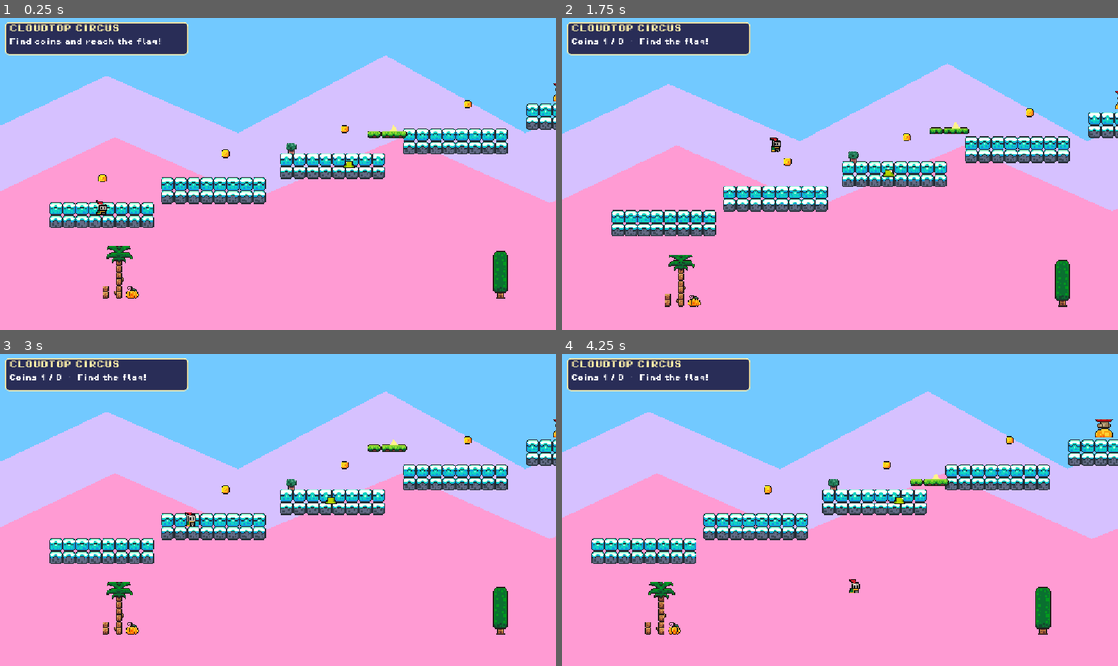
Above: before the commit, frames 1-4 (two rows, left to right).
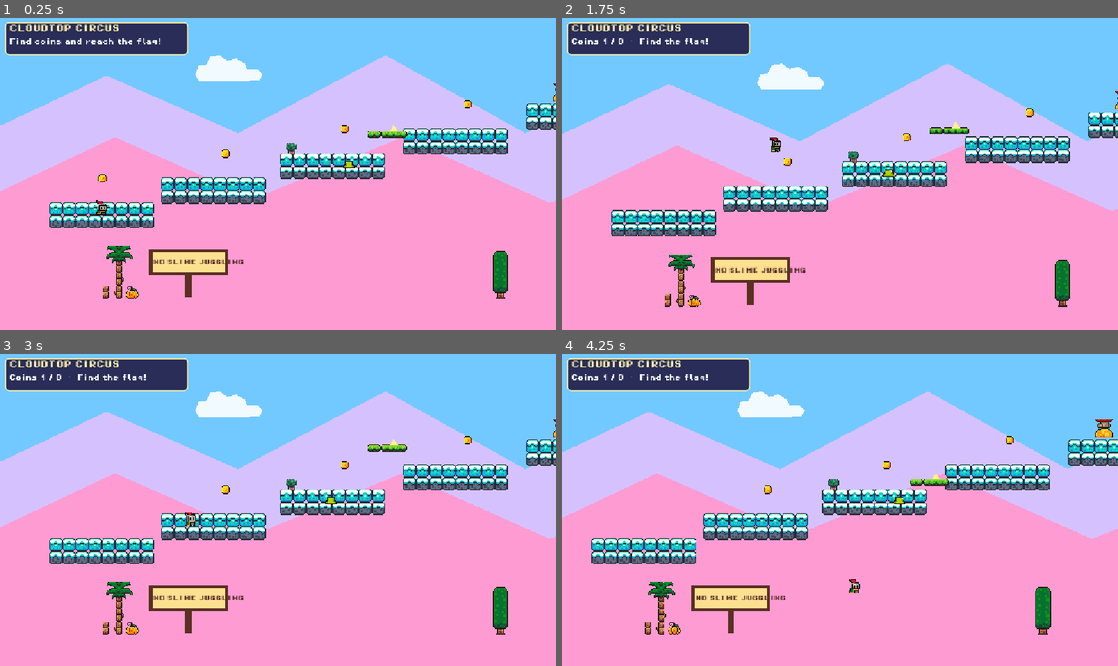
Above: after the commit, the same moments.

Repository: msveshnikov/godot-2d-game
Game: Godot game, scene res://scenes/levels/cloudtop_circus.tscn
Two runs of this game, one before a commit and one after it. Both use one fixed random seed, a clock stepped at 60 frames per second and the inputs below. This scene is started directly instead of the project's main scene. Sound files missing from this copy of the repository are replaced by a short silence.
Inputs:
- Up to frame 1 (0.25 s): no input
- Up to frame 2 (1.75 s): tap Enter (ui_accept) at 0.5, 0.77, 1.52 s; hold Right (ui_right) from 0.53 s (still down); tap R at 0.6, 1.35 s
- Up to frame 3 (3 s): release Right (ui_right) at 2.03 s; hold Left (ui_left) 2.03-2.78 s; tap R at 2.1, 2.85 s; hold Right (ui_right) from 2.78 s (still down)
- Up to frame 4 (4.25 s): keep holding Right (ui_right); tap Enter (ui_accept) at 3.02, 3.77 s; tap R at 3.6 s

The runs differ from the first frame. In frame 1, 2.0% of the frame differs, in the area x 26-48%, y 12-90%; in frame 2, 2.0%, in the area x 26-48%, y 14-92%; in frame 3, 2.0%; in frame 4, 2.0%.

Commit message:
Add sign objects and update title screen layout

Diff:
--- a/scenes/levels/big_slime_boss.tscn
+++ b/scenes/levels/big_slime_boss.tscn
@@ -9,6 +9,7 @@
 [ext_resource type="PackedScene" path="res://scenes/objects/tree.tscn" id="7_tree"]
 [ext_resource type="PackedScene" path="res://scenes/objects/rock.tscn" id="8_rock"]
 [ext_resource type="PackedScene" path="res://scenes/objects/mushroom.tscn" id="9_mushroom"]
+[ext_resource type="PackedScene" path="res://scenes/objects/sign.tscn" id="10_sign"]
 
 [node name="BigSlimeBoss" type="Node2D"]
 script = ExtResource("1_level")
@@ -21,6 +22,21 @@
 [node name="Sky" type="Polygon2D" parent="Background"]
 polygon = PackedVector2Array(-200, -200, 1250, -200, 1250, 620, -200, 620)
 color = Color(0.18, 0.12, 0.3, 1)
+
+[node name="Star1" type="Polygon2D" parent="Background"]
+position = Vector2(170, 110)
+polygon = PackedVector2Array(0, -7, 2, -2, 7, 0, 2, 2, 0, 7, -2, 2, -7, 0, -2, -2)
+color = Color(1, 0.91, 0.57, 0.9)
+
+[node name="Star2" type="Polygon2D" parent="Background"]
+position = Vector2(760, 92)
+polygon = PackedVector2Array(0, -5, 2, -1, 5, 0, 2, 1, 0, 5, -2, 1, -5, 0, -2, -1)
+color = Color(1, 0.91, 0.57, 0.8)
+
+[node name="Star3" type="Polygon2D" parent="Background"]
+position = Vector2(350, 190)
+polygon = PackedVector2Array(0, -4, 1, -1, 4, 0, 1, 1, 0, 4, -1, 1, -4, 0, -1, -1)
+color = Color(1, 0.91, 0.57, 0.75)
 
 [node name="FarHills" type="Polygon2D" parent="Background"]
 polygon = PackedVector2Array(-100, 260, 50, 180, 210, 230, 380, 135, 550, 225, 730, 155, 920, 225, 1120, 145, 1300, 250, 1300, 620, -100, 620)
@@ -61,6 +77,10 @@
 [node name="Mushroom2" parent="Scenery" instance=ExtResource("9_mushroom")]
 position = Vector2(620, 300)
 scale = Vector2(2.5, 2.5)
+
+[node name="FinalNotice" parent="Scenery" instance=ExtResource("10_sign")]
+position = Vector2(150, 420)
+sign_text = "BOSS: VERY SLIMY"
 
 [node name="Floor1" parent="." instance=ExtResource("4_platform")]
 position = Vector2(64, 330)
--- a/scenes/levels/biscuit_woods.tscn
+++ b/scenes/levels/biscuit_woods.tscn
@@ -11,6 +11,7 @@
 [ext_resource type="PackedScene" path="res://scenes/objects/tree.tscn" id="9_tree"]
 [ext_resource type="PackedScene" path="res://scenes/objects/rock.tscn" id="10_rock"]
 [ext_resource type="PackedScene" path="res://scenes/objects/mushroom.tscn" id="11_mushroom"]
+[ext_resource type="PackedScene" path="res://scenes/objects/sign.tscn" id="12_sign"]
 
 [node name="BiscuitWoods" type="Node2D"]
 script = ExtResource("1_level")
@@ -23,6 +24,17 @@
 [node name="Sky" type="Polygon2D" parent="Background"]
 polygon = PackedVector2Array(-200, -200, 1200, -200, 1200, 600, -200, 600)
 color = Color(0.46, 0.86, 1, 1)
+
+[node name="Cloud1" type="Polygon2D" parent="Background"]
+position = Vector2(190, 145)
+polygon = PackedVector2Array(-42, 4, -38, -7, -29, -8, -24, -18, -12, -20, -3, -13, 8, -16, 18, -10, 21, -3, 34, -3, 40, 4, 36, 11, -37, 12)
+color = Color(1, 0.98, 0.86, 0.85)
+
+[node name="Cloud2" type="Polygon2D" parent="Background"]
+position = Vector2(690, 125)
+scale = Vector2(0.8, 0.8)
+polygon = PackedVector2Array(-42, 4, -38, -7, -29, -8, -24, -18, -12, -20, -3, -13, 8, -16, 18, -10, 21, -3, 34, -3, 40, 4, 36, 11, -37, 12)
+color = Color(1, 0.98, 0.86, 0.78)
 
 [node name="FarHills" type="Polygon2D" parent="Background"]
 polygon = PackedVector2Array(-100, 240, 40, 145, 180, 218, 350, 125, 520, 220, 680, 145, 850, 218, 1040, 130, 1200, 230, 1200, 600, -100, 600)
@@ -60,6 +72,14 @@
 [node name="Mushroom2" parent="Scenery" instance=ExtResource("11_mushroom")]
 position = Vector2(815, 158)
 scale = Vector2(1.3, 1.3)
+
+[node name="Mushroom3" parent="Scenery" instance=ExtResource("11_mushroom")]
+position = Vector2(470, 405)
+scale = Vector2(1.2, 1.2)
+
+[node name="WelcomeSign" parent="Scenery" instance=ExtResource("12_sign")]
+position = Vector2(160, 420)
+sign_text = "CRUMBS BITE!"
 
 [node name="Platform1" parent="." instance=ExtResource("4_platform")]
 position = Vector2(64, 329)
--- a/scenes/levels/cloudtop_circus.tscn
+++ b/scenes/levels/cloudtop_circus.tscn
@@ -12,6 +12,7 @@
 [ext_resource type="PackedScene" path="res://scenes/objects/rock.tscn" id="10_rock"]
 [ext_resource type="PackedScene" path="res://scenes/objects/mushroom.tscn" id="11_mushroom"]
 [ext_resource type="PackedScene" path="res://scenes/objects/tree.tscn" id="12_tree"]
+[ext_resource type="PackedScene" path="res://scenes/objects/sign.tscn" id="13_sign"]
 
 [node name="CloudtopCircus" type="Node2D"]
 script = ExtResource("1_level")
@@ -24,6 +25,17 @@
 [node name="Sky" type="Polygon2D" parent="Background"]
 polygon = PackedVector2Array(-200, -200, 1400, -200, 1400, 620, -200, 620)
 color = Color(0.45, 0.79, 1, 1)
+
+[node name="Cloud1" type="Polygon2D" parent="Background"]
+position = Vector2(220, 145)
+polygon = PackedVector2Array(-42, 4, -38, -7, -29, -8, -24, -18, -12, -20, -3, -13, 8, -16, 18, -10, 21, -3, 34, -3, 40, 4, 36, 11, -37, 12)
+color = Color(1, 1, 1, 0.9)
+
+[node name="Cloud2" type="Polygon2D" parent="Background"]
+position = Vector2(720, 110)
+scale = Vector2(0.9, 0.9)
+polygon = PackedVector2Array(-42, 4, -38, -7, -29, -8, -24, -18, -12, -20, -3, -13, 8, -16, 18, -10, 21, -3, 34, -3, 40, 4, 36, 11, -37, 12)
+color = Color(1, 1, 1, 0.8)
 
 [node name="FarHills" type="Polygon2D" parent="Background"]
 polygon = PackedVector2Array(-100, 230, 70, 150, 230, 220, 410, 125, 580, 220, 760, 145, 940, 225, 1130, 140, 1400, 245, 1400, 620, -100, 620)
@@ -56,6 +68,14 @@
 [node name="Mushroom1" parent="Scenery" instance=ExtResource("11_mushroom")]
 position = Vector2(625, 170)
 scale = Vector2(1.4, 1.4)
+
+[node name="Tree2" parent="Scenery" instance=ExtResource("12_tree")]
+position = Vector2(790, 422)
+scale = Vector2(1.1, 1.1)
+
+[node name="RingmasterSign" parent="Scenery" instance=ExtResource("13_sign")]
+position = Vector2(170, 420)
+sign_text = "NO SLIME JUGGLING"
 
 [node name="Platform1" parent="." instance=ExtResource("4_platform")]
 position = Vector2(64, 329)
--- a/scenes/levels/gumdrop_heights.tscn
+++ b/scenes/levels/gumdrop_heights.tscn
@@ -11,6 +11,7 @@
 [ext_resource type="PackedScene" path="res://scenes/objects/tree.tscn" id="9_tree"]
 [ext_resource type="PackedScene" path="res://scenes/objects/rock.tscn" id="10_rock"]
 [ext_resource type="PackedScene" path="res://scenes/objects/mushroom.tscn" id="11_mushroom"]
+[ext_resource type="PackedScene" path="res://scenes/objects/sign.tscn" id="12_sign"]
 
 [node name="GumdropHeights" type="Node2D"]
 script = ExtResource("1_level")
@@ -23,6 +24,17 @@
 [node name="Sky" type="Polygon2D" parent="Background"]
 polygon = PackedVector2Array(-200, -200, 1400, -200, 1400, 620, -200, 620)
 color = Color(0.44, 0.39, 0.81, 1)
+
+[node name="Cloud1" type="Polygon2D" parent="Background"]
+position = Vector2(230, 135)
+polygon = PackedVector2Array(-42, 4, -38, -7, -29, -8, -24, -18, -12, -20, -3, -13, 8, -16, 18, -10, 21, -3, 34, -3, 40, 4, 36, 11, -37, 12)
+color = Color(1, 0.92, 0.98, 0.85)
+
+[node name="Cloud2" type="Polygon2D" parent="Background"]
+position = Vector2(820, 120)
+scale = Vector2(0.85, 0.85)
+polygon = PackedVector2Array(-42, 4, -38, -7, -29, -8, -24, -18, -12, -20, -3, -13, 8, -16, 18, -10, 21, -3, 34, -3, 40, 4, 36, 11, -37, 12)
+color = Color(1, 0.92, 0.98, 0.76)
 
 [node name="FarHills" type="Polygon2D" parent="Background"]
 polygon = PackedVector2Array(-100, 235, 70, 165, 230, 215, 400, 120, 570, 215, 750, 145, 930, 225, 1110, 140, 1350, 245, 1350, 620, -100, 620)
@@ -56,6 +68,14 @@
 [node name="Mushroom2" parent="Scenery" instance=ExtResource("11_mushroom")]
 position = Vector2(1000, 60)
 scale = Vector2(1.5, 1.5)
+
+[node name="Mushroom3" parent="Scenery" instance=ExtResource("11_mushroom")]
+position = Vector2(470, 405)
+scale = Vector2(1.4, 1.4)
+
+[node name="HeightWarning" parent="Scenery" instance=ExtResource("12_sign")]
+position = Vector2(155, 420)
+sign_text = "STICKY SITUATION"
 
 [node name="Platform1" parent="." instance=ExtResource("4_platform")]
 position = Vector2(64, 329)
--- a/scenes/levels/mooncheese_mine.tscn
+++ b/scenes/levels/mooncheese_mine.tscn
@@ -12,6 +12,7 @@
 [ext_resource type="PackedScene" path="res://scenes/objects/rock.tscn" id="10_rock"]
 [ext_resource type="PackedScene" path="res://scenes/objects/mushroom.tscn" id="11_mushroom"]
 [ext_resource type="PackedScene" path="res://scenes/objects/palm.tscn" id="12_palm"]
+[ext_resource type="PackedScene" path="res://scenes/objects/sign.tscn" id="13_sign"]
 
 [node name="MooncheeseMine" type="Node2D"]
 script = ExtResource("1_level")
@@ -38,6 +39,21 @@
 polygon = PackedVector2Array(0, -38, 20, -32, 34, -18, 38, 0, 32, 20, 18, 34, 0, 38, -20, 32, -34, 18, -38, 0, -32, -20, -18, -34)
 color = Color(1, 0.93, 0.7, 1)
 
+[node name="Crater1" type="Polygon2D" parent="Background/Moon"]
+position = Vector2(-12, -4)
+polygon = PackedVector2Array(-4, 0, -3, -3, 0, -4, 3, -2, 4, 1, 1, 4, -2, 3)
+color = Color(0.84, 0.7, 0.44, 1)
+
+[node name="Crater2" type="Polygon2D" parent="Background/Moon"]
+position = Vector2(14, -8)
+polygon = PackedVector2Array(-3, 0, -2, -3, 1, -3, 3, -1, 2, 2, -1, 3)
+color = Color(0.84, 0.7, 0.44, 1)
+
+[node name="Crater3" type="Polygon2D" parent="Background/Moon"]
+position = Vector2(9, 16)
+polygon = PackedVector2Array(-3, 0, -2, -3, 1, -3, 3, -1, 2, 2, -1, 3)
+color = Color(0.84, 0.7, 0.44, 1)
+
 [node name="Scenery" type="Node2D" parent="."]
 z_index = -2
 
@@ -59,6 +75,14 @@
 [node name="Mushroom1" parent="Scenery" instance=ExtResource("11_mushroom")]
 position = Vector2(620, 170)
 scale = Vector2(1.3, 1.3)
+
+[node name="Mushroom2" parent="Scenery" instance=ExtResource("11_mushroom")]
+position = Vector2(470, 405)
+scale = Vector2(1.2, 1.2)
+
+[node name="MineWarning" parent="Scenery" instance=ExtResource("13_sign")]
+position = Vector2(170, 420)
+sign_text = "MOON CHEESE: OLD"
 
 [node name="Platform1" parent="." instance=ExtResource("4_platform")]
 position = Vector2(64, 329)
--- a/scenes/levels/wobblepop_bridge.tscn
+++ b/scenes/levels/wobblepop_bridge.tscn
@@ -11,6 +11,7 @@
 [ext_resource type="PackedScene" path="res://scenes/objects/tree.tscn" id="9_tree"]
 [ext_resource type="PackedScene" path="res://scenes/objects/rock.tscn" id="10_rock"]
 [ext_resource type="PackedScene" path="res://scenes/objects/mushroom.tscn" id="11_mushroom"]
+[ext_resource type="PackedScene" path="res://scenes/objects/sign.tscn" id="12_sign"]
 
 [node name="WobblepopBridge" type="Node2D"]
 script = ExtResource("1_level")
@@ -23,6 +24,17 @@
 [node name="Sky" type="Polygon2D" parent="Background"]
 polygon = PackedVector2Array(-200, -200, 1400, -200, 1400, 600, -200, 600)
 color = Color(1, 0.67, 0.48, 1)
+
+[node name="Cloud1" type="Polygon2D" parent="Background"]
+position = Vector2(240, 150)
+polygon = PackedVector2Array(-42, 4, -38, -7, -29, -8, -24, -18, -12, -20, -3, -13, 8, -16, 18, -10, 21, -3, 34, -3, 40, 4, 36, 11, -37, 12)
+color = Color(1, 0.88, 0.84, 0.82)
+
+[node name="Cloud2" type="Polygon2D" parent="Background"]
+position = Vector2(780, 110)
+scale = Vector2(0.75, 0.75)
+polygon = PackedVector2Array(-42, 4, -38, -7, -29, -8, -24, -18, -12, -20, -3, -13, 8, -16, 18, -10, 21, -3, 34, -3, 40, 4, 36, 11, -37, 12)
+color = Color(1, 0.88, 0.84, 0.76)
 
 [node name="FarHills" type="Polygon2D" parent="Background"]
 polygon = PackedVector2Array(-100, 255, 40, 175, 200, 220, 380, 125, 550, 225, 730, 150, 920, 225, 1100, 140, 1350, 245, 1350, 600, -100, 600)
@@ -56,6 +68,13 @@
 [node name="Mushroom2" parent="Scenery" instance=ExtResource("11_mushroom")]
 position = Vector2(700, 190)
 scale = Vector2(1.4, 1.4)
+
+[node name="Mushroom3" parent="Scenery" instance=ExtResource("11_mushroom")]
+position = Vector2(560, 405)
+
+[node name="BridgeNotice" parent="Scenery" instance=ExtResource("12_sign")]
+position = Vector2(170, 420)
+sign_text = "BRIDGE: MAYBE OK"
 
 [node name="Platform1" parent="." instance=ExtResource("4_platform")]
 position = Vector2(64, 329)
--- /dev/null
+++ b/scenes/objects/sign.tscn
@@ -0,0 +1,31 @@
+[gd_scene load_steps=3 format=3]
+
+[ext_resource type="Script" path="res://scripts/sign.gd" id="1_script"]
+[ext_resource type="FontFile" path="res://assets/fonts/PixelOperator8-Bold.ttf" id="2_font"]
+
+[node name="Sign" type="Node2D"]
+script = ExtResource("1_script")
+
+[node name="Post" type="Polygon2D" parent="."]
+polygon = PackedVector2Array(-4, -34, 4, -34, 4, 0, -4, 0)
+color = Color(0.35, 0.19, 0.13, 1)
+
+[node name="Board" type="Polygon2D" parent="."]
+polygon = PackedVector2Array(-48, -59, 48, -59, 48, -27, -48, -27)
+color = Color(0.35, 0.19, 0.13, 1)
+
+[node name="BoardFace" type="Polygon2D" parent="."]
+polygon = PackedVector2Array(-44, -55, 44, -55, 44, -31, -44, -31)
+color = Color(1, 0.88, 0.57, 1)
+
+[node name="Label" type="Label" parent="."]
+offset_left = -43.0
+offset_top = -54.0
+offset_right = 43.0
+offset_bottom = -32.0
+theme_override_colors/font_color = Color(0.3, 0.16, 0.12, 1)
+theme_override_fonts/font = ExtResource("2_font")
+theme_override_font_sizes/font_size = 7
+text = "KEEP OUT!"
+horizontal_alignment = 1
+vertical_alignment = 1
--- /dev/null
+++ b/scripts/sign.gd
@@ -0,0 +1,8 @@
+extends Node2D
+
+@export var sign_text := "KEEP OUT!"
+
+@onready var label: Label = $Label
+
+func _ready() -> void:
+	label.text = sign_text
--- a/scripts/title_screen.gd
+++ b/scripts/title_screen.gd
@@ -3,6 +3,8 @@
 signal start_pressed
 
 func _ready() -> void:
+	set_anchors_and_offsets_preset(Control.PRESET_FULL_RECT)
+	$Center.set_anchors_and_offsets_preset(Control.PRESET_FULL_RECT)
 	$Center/Card/Buttons/StartButton.pressed.connect(_on_start_pressed)
 	$Center/Card/Buttons/ExitButton.pressed.connect(_on_exit_pressed)
 
Not shown: 1 places in scenes/levels/big_slime_boss.tscn that only renumber resources
Not shown: 1 places in scenes/levels/biscuit_woods.tscn that only renumber resources
Not shown: 1 places in scenes/levels/cloudtop_circus.tscn that only renumber resources
Not shown: 1 places in scenes/levels/gumdrop_heights.tscn that only renumber resources
Not shown: 1 places in scenes/levels/mooncheese_mine.tscn that only renumber resources
Not shown: 1 places in scenes/levels/wobblepop_bridge.tscn that only renumber resources
Not shown, added: scripts/sign.gd.uid
